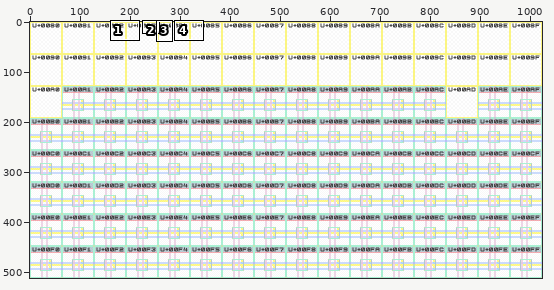
Edited in one commit: pixel-art file (projects/Latin-1 Supplement/design.aseprite). The first picture is a wide view before the edit; the outline marks the close-up.
Close-up. Before the edit:
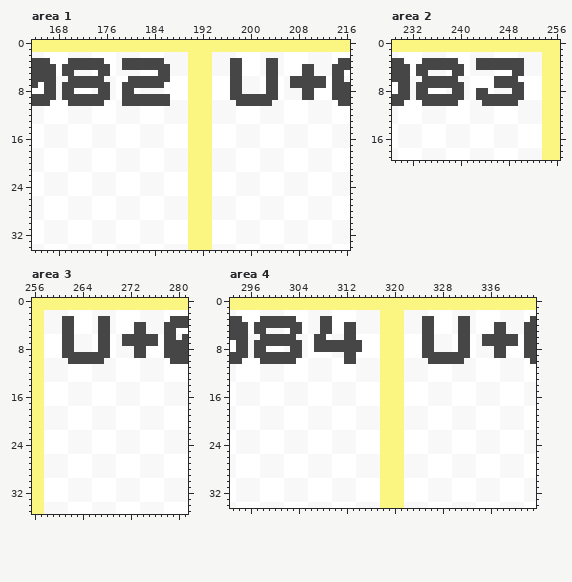
1024x512 pixels, 1 frame. Colours within 5 levels of each other are drawn and written as one. Shown: area 1: x 164..216, y 0..34; area 2: x 229..256, y 0..19; area 3: x 256..281, y 0..35; area 4: x 293..343, y 0..34. The commit also changed other parts of the picture, which this record leaves out.
Once edited:
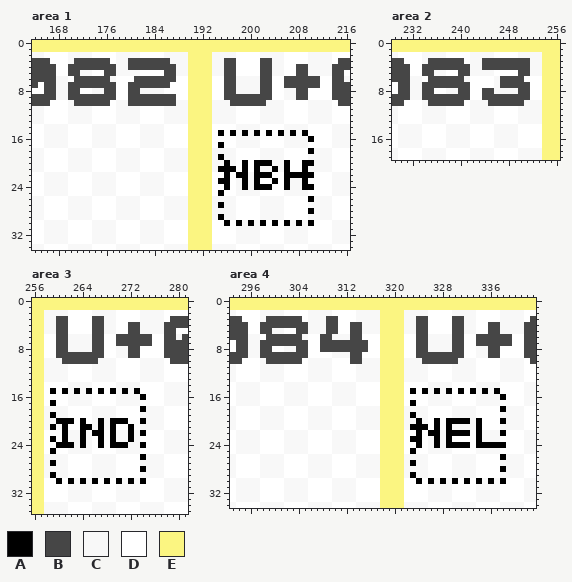
Palette (. is transparent): A #000000  B #464646  C #f8f8f8  D #ffffff  E #fbf581
Change:
Area 1, layer "Font Table":
y 3: x 170 B -> C; x 176 D -> B; x 179 B -> C; x 186 C -> B; x 196 C -> B; x 198 B -> D; x 202 C -> B; x 204 B -> C
y 4: x 169 B -> D; x 177 D -> B; x 179 B -> C; x 187 C -> B; x 196 C -> B; x 198 B -> D; x 202 C -> B; x 204 B -> C; x 208 D -> B; x 210 B -> C
y 5: x 169 B -> D; x 171 C -> B; x 175 B -> D; x 177 D -> B; x 185 B -> D; x 187 C -> B; x 196 C -> B; x 198 B -> D; x 202 C -> B; x 204 B -> C; x 208 D -> B; x 210 B -> C
y 6: x 170 B -> D; x 176 C -> B; x 180 B -> D; x 187 D -> B; x 196 D -> B; x 198 B -> C; x 202 D -> B; x 204 B -> D; x 206 C -> B; x 212 B -> D
y 7: x 169 B -> C; x 177 C -> B; x 179 B -> D; x 186 D -> B; x 196 D -> B; x 198 B -> C; x 202 D -> B; x 204 B -> D; x 206 C -> B; x 212 B -> D
y 8: x 169 B -> C; x 171 D -> B; x 175 B -> C; x 177 C -> B; x 179 B -> D; x 181 D -> B; x 196 D -> B; x 198 B -> C; x 202 D -> B; x 204 B -> D; x 208 C -> B; x 210 B -> D
y 9: x 169 B -> C; x 177 C -> B; x 179 B -> D; x 187 D -> B; x 196 D -> B; x 204 B -> D; x 208 C -> B; x 210 B -> D
y 10: x 170 B -> C; x 176 D -> B; x 179 B -> C; x 187 C -> B; x 197 C -> B; x 203 B -> C
y 15: x 195 D -> A; x 197 D -> A; x 199 C -> A; x 201 C -> A; x 203 D -> A; x 205 D -> A; x 207 C -> A; x 209 C -> A
y 16: x 210 D -> A
y 17: x 195 D -> A
y 18: x 210 C -> A
y 19: x 195 C -> A
y 20: x 196 C -> A; x 199 D -> A; x 201..203 DCC -> AAA; x 206 D -> A; x 209..210 DC -> AA
y 21: x 195..197 CCC -> AAA; x 199 D -> A; x 201 D -> A; x 204 C -> A; x 206 D -> A; x 209 D -> A
y 22: x 196 D -> A; x 198..199 CC -> AA; x 201..203 CDD -> AAA; x 206..210 CCCCD -> AAAAA
y 23: x 195..196 DD -> AA; x 199 C -> A; x 201 C -> A; x 204 D -> A; x 206 C -> A; x 209 C -> A
y 24: x 196 D -> A; x 199 C -> A; x 201..203 CDD -> AAA; x 206 C -> A; x 209..210 CD -> AA
y 25: x 195 D -> A
y 26: x 210 C -> A
y 27: x 195 C -> A
y 28: x 210 C -> A
y 29: x 195 C -> A
y 30: x 196 D -> A; x 198 C -> A; x 200 C -> A; x 202 D -> A; x 204 D -> A; x 206 C -> A; x 208 C -> A; x 210 D -> A
Area 2, layer "Font Table":
y 3: x 234 B -> C; x 240 D -> B; x 243 B -> C; x 251 C -> B
y 4: x 233 B -> D; x 241 D -> B; x 243 B -> C; x 251 C -> B
y 5: x 233 B -> D; x 235 C -> B; x 239 B -> D; x 241 D -> B; x 249 B -> D; x 251 C -> B
y 6: x 234 B -> D; x 240 C -> B; x 246 B -> C; x 250 D -> B
y 7: x 233 B -> C; x 241 C -> B; x 246 B -> C; x 251 D -> B
y 8: x 233 B -> C; x 235 D -> B; x 239 B -> C; x 241 C -> B; x 243 B -> D; x 245 D -> B; x 249 B -> C; x 251 D -> B
y 9: x 233 B -> C; x 241 C -> B; x 243 B -> D; x 251 D -> B
y 10: x 234 B -> C; x 240 D -> B; x 244 B -> C; x 250 C -> B
Area 3, layer "Font Table":
y 3: x 260 C -> B; x 262 B -> D; x 266 C -> B; x 268 B -> C
y 4..5: x 260 C -> B; x 262 B -> D; x 266 C -> B; x 268 B -> C; x 272 D -> B; x 274 B -> C
y 6..7: x 260 D -> B; x 262 B -> C; x 266 D -> B; x 268 B -> D; x 270 C -> B; x 276 B -> D
y 8: x 260 D -> B; x 262 B -> C; x 266 D -> B; x 268 B -> D; x 272 C -> B; x 274 B -> D
y 9: x 260 D -> B; x 268 B -> D; x 272 C -> B; x 274 B -> D
y 10: x 261 C -> B; x 267 B -> C
y 15: x 259 D -> A; x 261 D -> A; x 263 C -> A; x 265 C -> A; x 267 D -> A; x 269 D -> A; x 271 C -> A; x 273 C -> A
y 16: x 274 D -> A
y 17: x 259 D -> A
y 18: x 274 C -> A
y 19: x 259 C -> A
y 20: x 260..262 CCD -> AAA; x 264 D -> A; x 267 C -> A; x 269..271 CDD -> AAA; x 274 C -> A
y 21: x 259 C -> A; x 261 C -> A; x 264..265 DD -> AA; x 267 C -> A; x 269 C -> A; x 272 D -> A
y 22: x 261 D -> A; x 264 C -> A; x 266..267 DD -> AA; x 269 D -> A; x 272 C -> A; x 274 D -> A
y 23: x 259 D -> A; x 261 D -> A; x 264 C -> A; x 267 D -> A; x 269 D -> A; x 272 C -> A
y 24: x 260..262 DDC -> AAA; x 264 C -> A; x 267 D -> A; x 269..271 DCC -> AAA; x 274 D -> A
y 25: x 259 D -> A
y 26: x 274 C -> A
y 27: x 259 C -> A
y 28: x 274 C -> A
y 29: x 259 C -> A
y 30: x 260 D -> A; x 262 C -> A; x 264 C -> A; x 266 D -> A; x 268 D -> A; x 270 C -> A; x 272 C -> A; x 274 D -> A
Area 4, layer "Font Table":
y 3: x 298 B -> C; x 304 D -> B; x 308 B -> C; x 310 D -> B; x 324 C -> B; x 326 B -> D; x 330 C -> B; x 332 B -> C
y 4: x 297 B -> D; x 305 D -> B; x 308 B -> C; x 310 D -> B; x 312 B -> D; x 314 C -> B; x 324 C -> B; x 326 B -> D; x 330 C -> B; x 332 B -> C; x 336 D -> B; x 338 B -> C
y 5: x 297 B -> D; x 299 C -> B; x 303 B -> D; x 305 D -> B; x 308 B -> C; x 310 D -> B; x 312 B -> D; x 314 C -> B; x 324 C -> B; x 326 B -> D; x 330 C -> B; x 332 B -> C; x 336 D -> B; x 338 B -> C
y 6: x 298 B -> D; x 304 C -> B; x 307 B -> D; x 309 D -> B; x 312 B -> C; x 314 D -> B; x 324 D -> B; x 326 B -> C; x 330 D -> B; x 332 B -> D; x 334 C -> B; x 340 B -> D
y 7: x 297 B -> C; x 305 C -> B; x 307 B -> D; x 315 D -> B; x 324 D -> B; x 326 B -> C; x 330 D -> B; x 332 B -> D; x 334 C -> B; x 340 B -> D
y 8: x 297 B -> C; x 299 D -> B; x 303 B -> C; x 305 C -> B; x 307 B -> D; x 315 D -> B; x 324 D -> B; x 326 B -> C; x 330 D -> B; x 332 B -> D; x 336 C -> B; x 338 B -> D
y 9: x 297 B -> C; x 305 C -> B; x 312 B -> C; x 314 D -> B; x 324 D -> B; x 332 B -> D; x 336 C -> B; x 338 B -> D
y 10: x 298 B -> C; x 304 D -> B; x 312 B -> D; x 314 C -> B; x 325 C -> B; x 331 B -> C
y 15: x 323 D -> A; x 325 D -> A; x 327 C -> A; x 329 C -> A; x 331 D -> A; x 333 D -> A; x 335 C -> A; x 337 C -> A
y 16: x 338 D -> A
y 17: x 323 D -> A
y 18: x 338 C -> A
y 19: x 323 C -> A
y 20: x 324 C -> A; x 327 D -> A; x 329..332 DCCC -> AAAA; x 334 D -> A; x 338 C -> A
y 21: x 323..325 CCC -> AAA; x 327 D -> A; x 329 D -> A; x 334 D -> A
y 22: x 324 D -> A; x 326..327 CC -> AA; x 329..332 CDDD -> AAAA; x 334 C -> A; x 338 D -> A
y 23: x 323..324 DD -> AA; x 327 C -> A; x 329 C -> A; x 334 C -> A
y 24: x 324 D -> A; x 327 C -> A; x 329..332 CDDD -> AAAA; x 334..338 CCCCD -> AAAAA
y 25: x 323 D -> A
y 26: x 338 C -> A
y 27: x 323 C -> A
y 28: x 338 C -> A
y 29: x 323 C -> A
y 30: x 324 D -> A; x 326 C -> A; x 328 C -> A; x 330 D -> A; x 332 D -> A; x 334 C -> A; x 336 C -> A; x 338 D -> A
